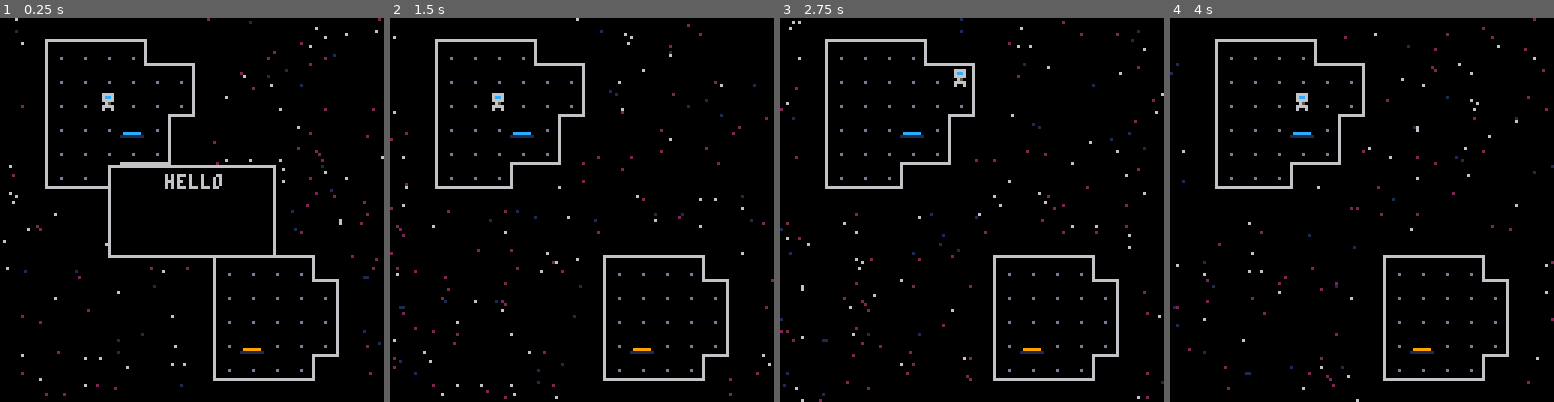
Above: before the commit, frames 1-4 (left to right).
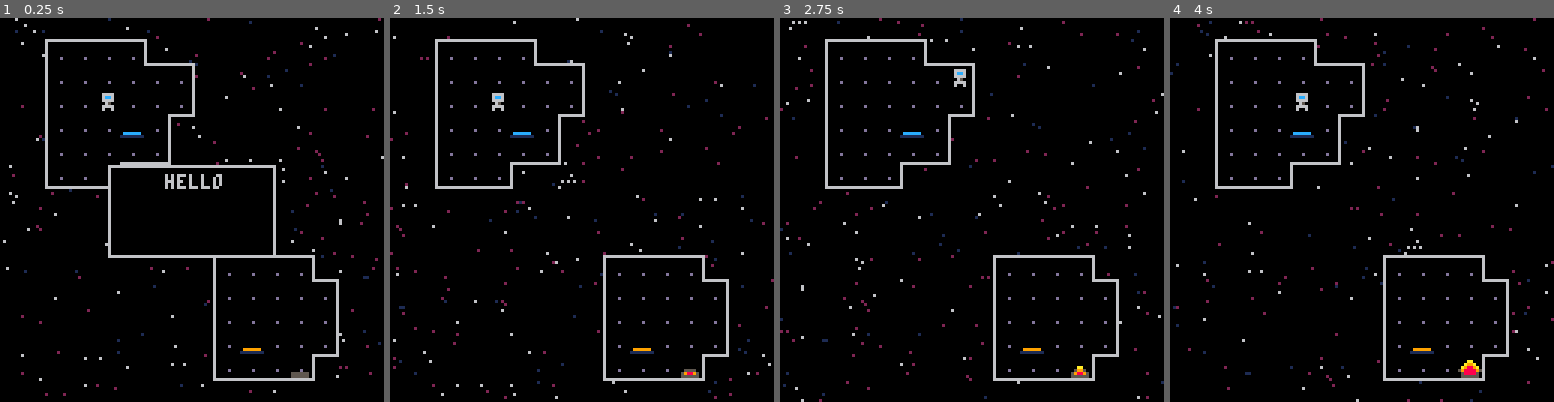
Above: after the commit, the same moments.

Repository: camerondugan/Pico8-Cartridges
Game: PICO-8 cartridge mygames/space.p8
Same seed, same stepped clock (60 frames per second), same inputs: the game is played once before the commit and once after it.
Inputs:
- Up to frame 1 (0.25 s): no input
- Up to frame 2 (1.5 s): tap X (X key) at 0.33, 1.07 s
- Up to frame 3 (2.75 s): hold Right 1.6-2.1 s; tap X (X key) at 1.85 s; hold Up 2.15-2.42 s; hold Right from 2.47 s (still down)
- Up to frame 4 (4 s): tap X (X key) at 2.97 s; release Right at 3.03 s; hold Left 3.08-3.58 s; hold Down 3.63-3.97 s

The runs differ from the first frame. In frame 1, 0.3% of the frame differs, in the area x 6-93%, y 0-98%; in frame 2, 0.4%; in frame 3, 0.4%; in frame 4, 0.5%, in the area x 6-94%, y 0-100%.

Commit message:
adding lasers

Diff:
--- a/mygames/space.p8
+++ b/mygames/space.p8
@@ -34,8 +34,11 @@
 	poke(0x5f5d, input_delay)
 	--disable black transparency
 	palt(0,false)
+	--make pink transparent
+	palt(14,true)
 
 	get_player_start()
+	get_traps()
 	click_txt({"hello","please be wary","teleporting is dangerous"})
 end
 
@@ -45,6 +48,7 @@
 	map(mx,my)
 	--player
 	d_player()
+	d_traps()
 	portal_fx(pp1.x,pp1.y,pc(0))
 	portal_fx(pp2.x,pp2.y,pc(1))
 	d_click_txt()
@@ -301,6 +305,28 @@
 end
 -->8
 --game tiles
+
+--traps
+traps={}
+laser_sprites={34,35,36,37,38,39}
+
+function get_traps()
+	for i=0,16 do
+		for k=0,16 do
+			if (mget(i,k)==39) then
+				mset(i,k,9)
+				add(traps,{x=i*8,y=k*8,s=laser_sprites})
+				--s = sprite
+			end
+		end
+	end
+end
+
+function d_traps()
+	for trap in all(traps) do
+		spr(get_frame(trap.s,1),trap.x,trap.y)
+	end
+end
 
 --portal variables
 pp1={x=px,y=py}
@@ -698,7 +724,7 @@
 00000000000000000d09090909090b0000000000000000000000000000000000000000000000000000000000000000000000000000000000000000000000000000000000000000000000000000000000000000000000000000000000000000000000000000000000000000000000000000000000000000000000000000000000
 00000000000000000d09090909090b0000000000000000000000000000000000000000000000000000000000000000000000000000000000000000000000000000000000000000000000000000000000000000000000000000000000000000000000000000000000000000000000000000000000000000000000000000000000
 00000000000000000d09200909090b0000000000000000000000000000000000000000000000000000000000000000000000000000000000000000000000000000000000000000000000000000000000000000000000000000000000000000000000000000000000000000000000000000000000000000000000000000000000
-00000000000000000d090909091b2a0000000000000000000000000000000000000000000000000000000000000000000000000000000000000000000000000000000000000000000000000000000000000000000000000000000000000000000000000000000000000000000000000000000000000000000000000000000000
+00000000000000000d090909271b2a0000000000000000000000000000000000000000000000000000000000000000000000000000000000000000000000000000000000000000000000000000000000000000000000000000000000000000000000000000000000000000000000000000000000000000000000000000000000
 0000000000000000290c0c0c0c2a000000000000000000000000000000000000000000000000000000000000000000000000000000000000000000000000000000000000000000000000000000000000000000000000000000000000000000000000000000000000000000000000000000000000000000000000000000000000
 
 
Not shown, changed: 24 lines of the sprite sheet (__gfx__) section of mygames/space.p8
